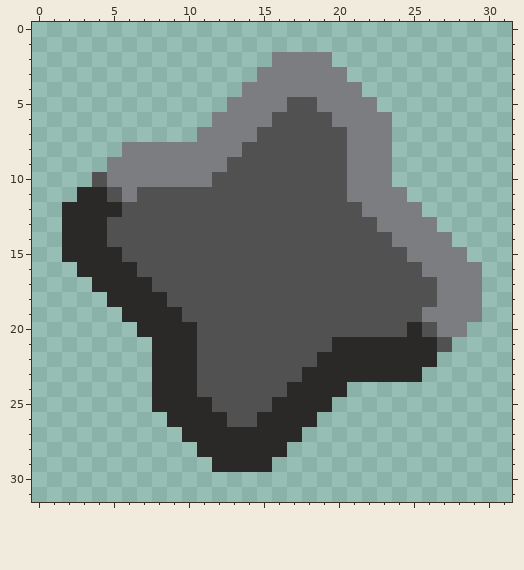
File history of a pixel-art sprite, assets/sprites/items/high-carbon-steel.png. The first picture shows the starting point.
The file is 32x32 pixels.
New version:
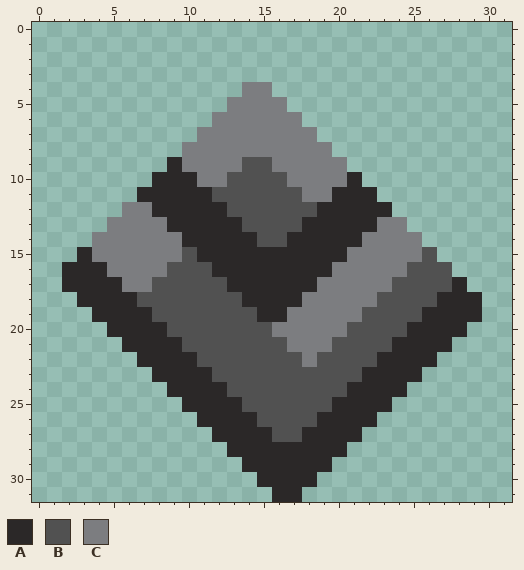
Palette (. is transparent): A #2b2828  B #515151  C #7c7d80
The exact change:
Changed rows in their new state; - is an unchanged pixel.
first column x 2:
 2 --------------....----------
 3 -------------......---------
 4 --------------......--------
 5 ---------------......-------
 6 --------------CC......------
 7 -------------CCCC.....------
 8 ----....----CCCCCC....------
 9 ---....A---C--CCCCC...------
10 --....AAA-C----CCCCA..------
11 -....AAAAA------CCAAA..-----
12 ....CCAAAAA------AAAAA..----
13 ...CCCCAAAAA----AAAAA--..---
14 ..CCCCCCAAAAA--AAAAACC--..--
15 .-CCCCCC-AAAAAAAAAACCCC-B..-
16 A--CCCC---AAAAAAAACCCCC-BB..
17 AA--CC-----AAAAAACCCCC---BA.
18 -AA--BB-----AAAACCCCC----AAA
19 --AA--BB-----AACCCCC----AAAA
20 ---AA--BB-----CCCCC-----AAA-
21 ----AA--B------CCCBBBB---A--
22 -----A----------CBBBB-------
23 ---------A------BBBB--------
24 ------.--AA----BBBBAAAA-----
25 ------..--AA--BBBBAAAA------
26 -------..--AABBBBAAAA-------
27 --------..----BBAAAA--------
28 ---------..----AAAA---------
29 ----------..--AAAA----------
30 -------------AAAA-----------
31 --------------AA------------
Pixel boxes of the changes (left, top, right, bottom) in both pictures:
changed: (62, 52, 482, 502)
